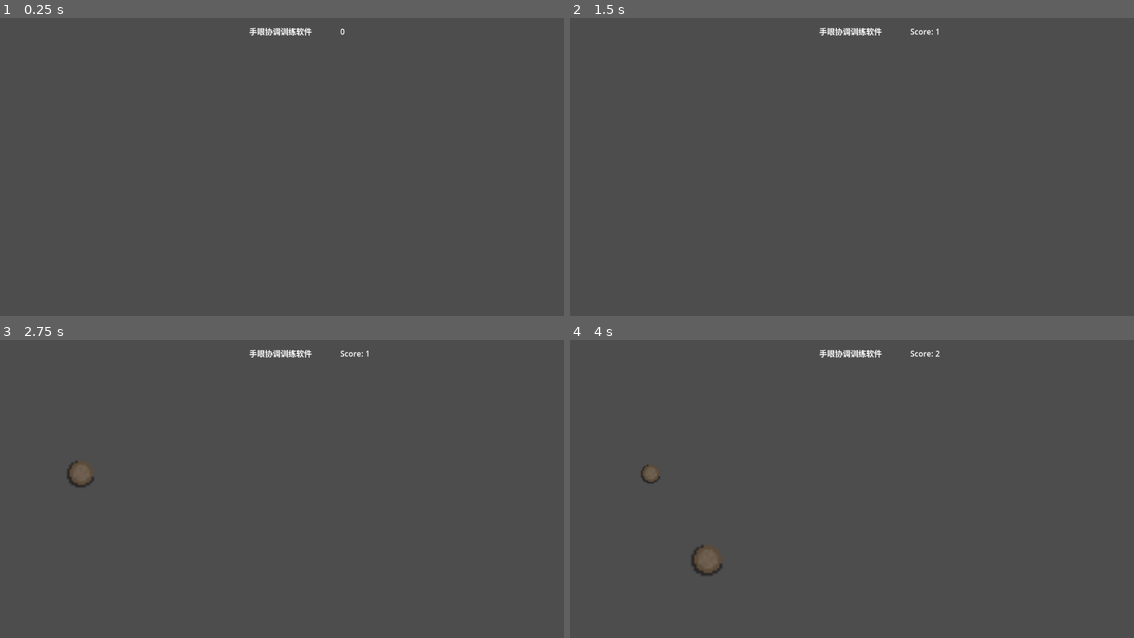
Above: before the commit, frames 1-4 (two rows, left to right).
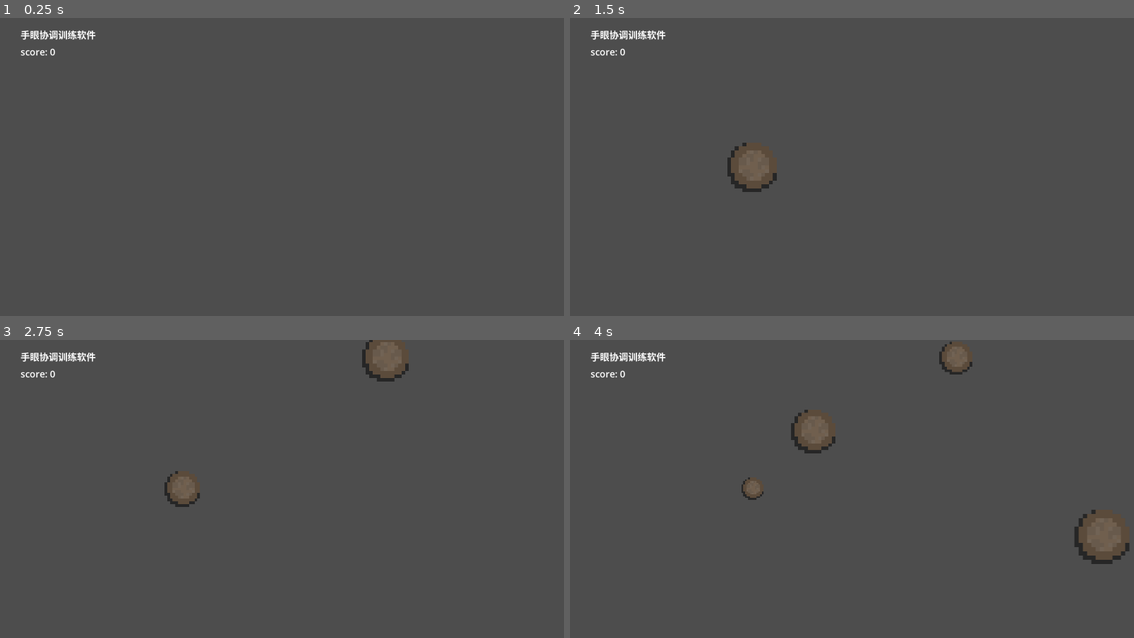
Above: after the commit, the same moments.

Repository: LiRenTech/agile-clicker
Game: Godot game, scene res://main.tscn
The game is run twice, just before and just after one commit, with the same random seed, the same clock (stepped at 60 frames per second) and the same inputs.
Inputs (mouse positions are in pixels of both pictures, inside the frame that each line leads up to):
- Up to frame 1 (0.25 s): no input
- Up to frame 2 (1.5 s): tap Enter at 0.5 s; move the mouse to (976, 161) at 0.52 s; click (976, 161) at 0.67 s; tap Space at 1.25 s; move the mouse to (1060, 161) at 1.27 s; click (1060, 161) at 1.42 s
- Up to frame 3 (2.75 s): move the mouse to (338, 429) at 2.02 s; click (338, 429) at 2.17 s
- Up to frame 4 (4 s): move the mouse to (823, 560) at 2.77 s; click (823, 560) at 2.92 s; move the mouse to (789, 491) at 3.52 s; click (789, 491) at 3.67 s

The runs differ from the first frame. In frame 1, 0.6% of the frame differs, in the area x 3-62%, y 3-13%; in frame 2, 1.3%; in frame 3, 1.7%; in frame 4, 2.7%, in the area x 3-100%, y 0-79%.

Commit message:
完成失败逻辑

Diff:
--- /dev/null
+++ b/GameContent.gd
@@ -0,0 +1 @@
+extends Node2D
--- a/ball.tscn
+++ b/ball.tscn
@@ -4,14 +4,15 @@
 [ext_resource type="Texture2D" uid="uid://bu4cdcutie5bp" path="res://assets/dirt_ball.png" id="1_dqt1x"]
 
 [sub_resource type="CircleShape2D" id="CircleShape2D_igqwa"]
-radius = 36.0
+radius = 102.044
 
 [node name="Node2D" type="Node2D"]
 script = ExtResource("1_chtks")
 
 [node name="DirtBall" type="Sprite2D" parent="."]
+texture_filter = 1
 position = Vector2(3, -3)
-scale = Vector2(4.9375, 4.9375)
+scale = Vector2(14.375, 14.375)
 texture = ExtResource("1_dqt1x")
 
 [node name="Area2D" type="Area2D" parent="."]
--- a/main.gd
+++ b/main.gd
@@ -1,9 +1,9 @@
 extends Node
 var score = 0  # 分数
+var killed_count = 0  # 击毁石头的数量
 var game_active = true  # 游戏状态标志
 var ball_scene = preload("res://ball.tscn")  # 加载球对象场景
 var timer_interval = 1.0  # 初始生成间隔
-var max_balls = 5  # 最大同时存在的球数量
 
 # 初始化
 func _ready():
@@ -29,12 +29,14 @@
 	ball.connect("ball_expired", Callable(self, "_on_ball_expired"))
 
 func update_ui():
-	$CanvasLayer/ScoreLabel.text = "Score: %d" % score
+	$CanvasLayer/ScoreLabel.text = "score: " + str(score) + "\n" + "killed: " + str(killed_count)
+
 # 点击加分逻辑
 func _on_ball_clicked():
 	if !game_active:
 		return
 	score += 1
+	killed_count += 1
 	update_ui()
 	# 动态调整球生成速度
 	timer_interval = max(0.2, timer_interval * 0.95)  # 每次减少生成间隔
@@ -54,15 +56,29 @@
 func game_over():
 	game_active = false
 	$Timer.stop()
-	get_tree().paused = true
 	$CanvasLayer/GameOverLabel.visible = true
+	$CanvasLayer/RestartButton.visible = true
+
 
 # 每次 Timer 触发时生成一个球
 func _on_timer_timeout():
-	if get_tree().paused:  # 如果游戏暂停，不生成球
+	if !game_active:
+		# 游戏暂停不触发
 		return
 
-	#if get_node("/root/VisibleBallCount").get_child_count() >= max_balls:
-		#return  # 如果球数量达到上限，则不生成新球
+	spawn_ball()
 
-	spawn_ball()
+
+func _on_restart_button_pressed():
+	print("restart")
+	game_active = true
+	$CanvasLayer/GameOverLabel.visible = false
+	$CanvasLayer/RestartButton.visible = false
+	score = 0
+	killed_count = 0
+	update_ui()
+	timer_interval = 1
+	$Timer.wait_time = 1
+	$Timer.start()
+
+	pass # Replace with function body.
--- a/main.tscn
+++ b/main.tscn
@@ -1,6 +1,15 @@
-[gd_scene load_steps=2 format=3 uid="uid://dn5j2h175sk1p"]
+[gd_scene load_steps=5 format=3 uid="uid://dn5j2h175sk1p"]
 
 [ext_resource type="Script" path="res://main.gd" id="1_rstm7"]
+
+[sub_resource type="LabelSettings" id="LabelSettings_nl362"]
+font_size = 32
+
+[sub_resource type="LabelSettings" id="LabelSettings_017m4"]
+font_size = 32
+
+[sub_resource type="LabelSettings" id="LabelSettings_urdox"]
+font_size = 96
 
 [node name="Main" type="Node"]
 script = ExtResource("1_rstm7")
@@ -8,28 +17,40 @@
 [node name="CanvasLayer" type="CanvasLayer" parent="."]
 
 [node name="title" type="Label" parent="CanvasLayer"]
-offset_left = 475.0
-offset_top = 15.0
-offset_right = 671.0
-offset_bottom = 38.0
+offset_left = 70.0
+offset_top = 32.0
+offset_right = 326.0
+offset_bottom = 77.0
 text = "手眼协调训练软件"
+label_settings = SubResource("LabelSettings_nl362")
 horizontal_alignment = 1
 
 [node name="ScoreLabel" type="Label" parent="CanvasLayer"]
-offset_left = 695.0
-offset_top = 16.0
-offset_right = 735.0
-offset_bottom = 39.0
-text = "0"
+offset_left = 70.0
+offset_top = 93.0
+offset_right = 110.0
+offset_bottom = 138.0
+text = "score: 0"
+label_settings = SubResource("LabelSettings_017m4")
 
 [node name="GameOverLabel" type="Label" parent="CanvasLayer"]
 visible = false
-offset_left = 314.0
-offset_top = 172.0
-offset_right = 493.0
-offset_bottom = 232.0
+offset_left = 749.0
+offset_top = 421.0
+offset_right = 1245.0
+offset_bottom = 553.0
 text = "GameOver"
+label_settings = SubResource("LabelSettings_urdox")
+
+[node name="RestartButton" type="Button" parent="CanvasLayer"]
+visible = false
+offset_left = 834.0
+offset_top = 553.0
+offset_right = 1191.0
+offset_bottom = 630.0
+text = "Restart"
 
 [node name="Timer" type="Timer" parent="."]
 
+[connection signal="pressed" from="CanvasLayer/RestartButton" to="." method="_on_restart_button_pressed"]
 [connection signal="timeout" from="Timer" to="." method="_on_timer_timeout"]
--- a/project.godot
+++ b/project.godot
@@ -15,6 +15,13 @@
 config/features=PackedStringArray("4.2", "GL Compatibility")
 config/icon="res://assets/icon.svg"
 
+[display]
+
+window/size/viewport_width=1920
+window/size/viewport_height=1080
+window/size/resizable=false
+mouse_cursor/custom_image="res://assets/mouse.png"
+
 [rendering]
 
 renderer/rendering_method="gl_compatibility"
Binary file added: assets/mouse.png
Not shown, added: assets/mouse.png.import
